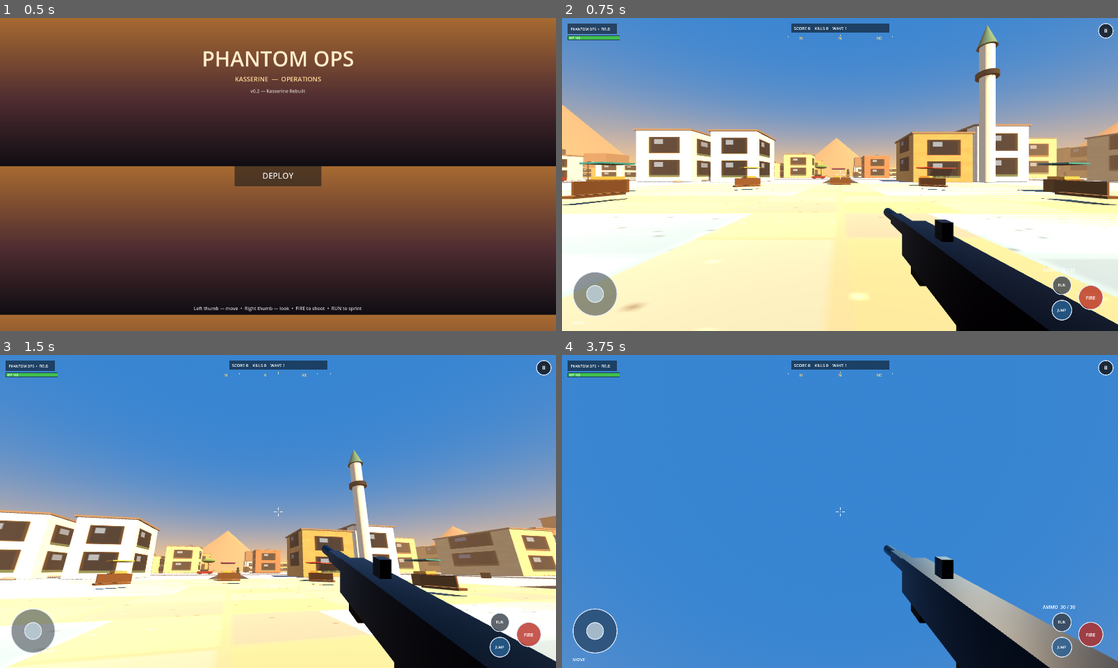
Above: before the commit, frames 1-4 (two rows, left to right).
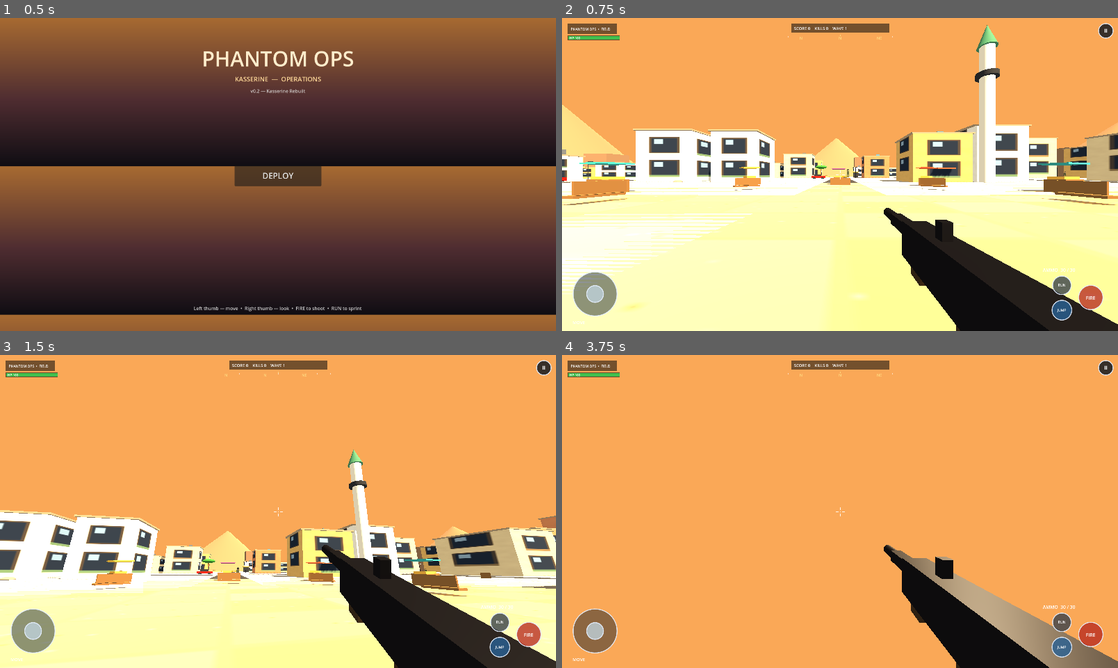
Above: after the commit, the same moments.

Repository: Gass-OS/Phantom-Ops
Game: Godot game, scene res://scenes/main_menu.tscn
Two runs of this game, one before a commit and one after it. Both use one fixed random seed, a clock stepped at 60 frames per second and the inputs below.
Inputs (mouse positions are in pixels of both pictures, inside the frame that each line leads up to):
- Up to frame 1 (0.5 s): no input
- Up to frame 2 (0.75 s): click "DEPLOY" at 0.5 s
- Up to frame 3 (1.5 s): tap Enter (ui_accept) at 1.25 s; drag from (278, 511) to (333, 442) at 1.27 s
- Up to frame 4 (3.75 s): tap Enter (ui_accept) at 2 s; drag from (728, 527) to (812, 574) at 2.02 s; move the mouse to (895, 442) at 2.77 s; hold Right (ui_right) 2.78-3.5 s; drag from (812, 574) to (673, 464) at 3.52 s

Frame 1 is identical in both runs. In frame 2, 57% of the frame differs, in the area x 0-100%, y 0-100%; in frame 3, 73%; in frame 4, 96%.

Commit message:
Phantom Ops v0.2.1 — Black-screen fix: colour environment, landscape, MSAA off

Diff:
--- a/project/project.godot
+++ b/project/project.godot
@@ -13,14 +13,14 @@
 window/size/viewport_height=1080
 window/stretch/mode="viewport"
 window/stretch/aspect="expand"
-window/handheld/orientation=1
+window/handheld/orientation=0
 
 [rendering]
 textures/vram_compression/import_etc2_astc=true
 renderer/rendering_method="mobile"
 renderer/rendering_method.mobile="mobile"
 textures/default_filters/use_nearest_mipmap_filter=false
-anti_aliasing/quality/msaa_3d=2
+anti_aliasing/quality/msaa_3d=0
 lights_and_shadows/directional_shadow/size=2048
 lights_and_shadows/directional_shadow/size.mobile=1024
 environment/defaults/default_clear_color=Color(0.98, 0.66, 0.34, 1)
--- a/project/scenes/main_game.tscn
+++ b/project/scenes/main_game.tscn
@@ -8,35 +8,21 @@
 radius = 0.4
 height = 1.8
 
-[sub_resource type="ProceduralSkyMaterial" id="ProceduralSkyMaterial_sky"]
-sky_top_color = Color(0.22, 0.42, 0.68, 1)
-sky_horizon_color = Color(0.98, 0.66, 0.34, 1)
-sky_curve = 0.12
-sky_energy_multiplier = 1.0
-ground_bottom_color = Color(0.32, 0.25, 0.18, 1)
-ground_horizon_color = Color(0.78, 0.58, 0.36, 1)
-ground_curve = 0.08
-ground_energy_multiplier = 0.7
-sun_angle_max = 25.0
-sun_curve = 0.06
-
-[sub_resource type="Sky" id="Sky_sky"]
-sky_material = SubResource("ProceduralSkyMaterial_sky")
-
 [sub_resource type="Environment" id="Environment_env"]
-background_mode = 2
-sky = SubResource("Sky_sky")
-ambient_light_source = 3
-ambient_light_energy = 0.7
-tonemap_mode = 3
+# v0.2.1 black-screen fix: NO ProceduralSky / Sky ambient / fog / ACES.
+# Sky-based environments rendered pure black on Android (Mobile renderer)
+# in the v0.2 APK even though the scene ran fine headless. A plain colour
+# background + colour ambient cannot fail that way: if anything goes wrong
+# the view is sky-blue, never black. Fog is off, glow off, tonemap Filmic.
+background_mode = 1
+background_color = Color(0.53, 0.67, 0.84, 1)
+ambient_light_source = 2
+ambient_light_color = Color(0.85, 0.82, 0.75, 1)
+ambient_light_energy = 0.9
+tonemap_mode = 2
 tonemap_exposure = 1.0
 glow_enabled = false
-fog_enabled = true
-fog_light_color = Color(0.95, 0.75, 0.55, 1)
-fog_light_energy = 0.5
-fog_sun_scatter = 0.3
-fog_density = 0.004
-fog_sky_affect = 0.5
+fog_enabled = false
 
 [node name="MainGame" type="Node3D"]
 
@@ -59,6 +45,9 @@
 [node name="Camera3D" type="Camera3D" parent="Player/Head"]
 current = true
 position = Vector3(0, 0, 0)
+fov = 75.0
+near = 0.05
+far = 500.0
 
 [node name="EnemySpawner" type="Node3D" parent="."]
 script = ExtResource("3")
--- a/project/scripts/city_expansion.gd
+++ b/project/scripts/city_expansion.gd
@@ -99,7 +99,7 @@
 	var floors := int(height / 3.2)
 	for floor in range(1, floors):
 		for side in [-1.0, 1.0]:
-			var wx := side * width * 0.27
+			var wx: float = float(side) * width * 0.27
 			var wy := floor * 3.0
 			_add_box_to(body, "WindowFrame", Vector3(2.0, 1.65, 0.18), Vector3(wx, wy, -depth * 0.505), trim_mat)
 			_add_box_to(body, "WindowGlass", Vector3(1.65, 1.34, 0.08), Vector3(wx, wy, -depth * 0.515), glass_mat)
--- a/project/scripts/kasserine_city_generator.gd
+++ b/project/scripts/kasserine_city_generator.gd
@@ -57,7 +57,31 @@
 	_cone.bottom_radius = 0.5
 	_cone.height = 1.0
 	_setup_materials()
+	_ensure_mobile_environment()
 	_build_city()
+
+# v0.2.1 black-screen safety net: if the scene has no WorldEnvironment
+# (deleted, or a scene variant), create the same Mobile-safe colour
+# environment at runtime so the 3D view can never be black. Matches the
+# WorldEnvironment in scenes/main_game.tscn and the fallback in
+# scripts/main_game.gd. Does nothing when one already exists.
+func _ensure_mobile_environment() -> void:
+	var scene_root: Node = get_tree().current_scene
+	if scene_root != null and not scene_root.find_children("*", "WorldEnvironment", true, false).is_empty():
+		return
+	var environment := Environment.new()
+	environment.background_mode = Environment.BG_COLOR
+	environment.background_color = Color(0.53, 0.67, 0.84)
+	environment.ambient_light_source = Environment.AMBIENT_SOURCE_COLOR
+	environment.ambient_light_color = Color(0.85, 0.82, 0.75)
+	environment.ambient_light_energy = 0.9
+	environment.tonemap_mode = Environment.TONE_MAPPER_FILMIC
+	environment.glow_enabled = false
+	environment.fog_enabled = false
+	var world := WorldEnvironment.new()
+	world.name = "MobileEnvironmentFallback"
+	world.environment = environment
+	add_child(world)
 
 func _setup_materials() -> void:
 	mat_asphalt = ProceduralTextures.asphalt_material()
--- a/project/scripts/psx_world_dressing.gd
+++ b/project/scripts/psx_world_dressing.gd
@@ -78,7 +78,7 @@
             continue
 
         for side in [-1.0, 1.0]:
-            var x := side * width * 0.27
+            var x: float = float(side) * width * 0.27
             var path := WINDOW
 
             if is_district and int(floor) == 0 and side > 0.0:
Not shown, changed: project/export_presets.cfg
Not shown: 1 places in project/scenes/main_game.tscn that only renumber resources
